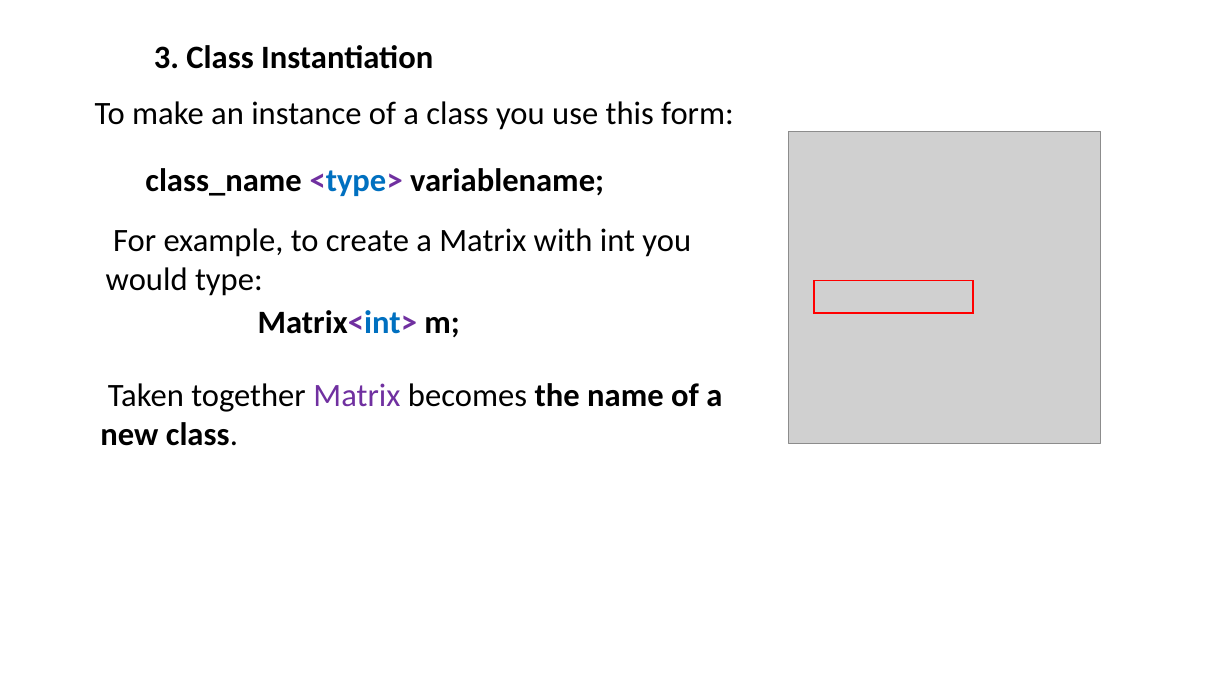
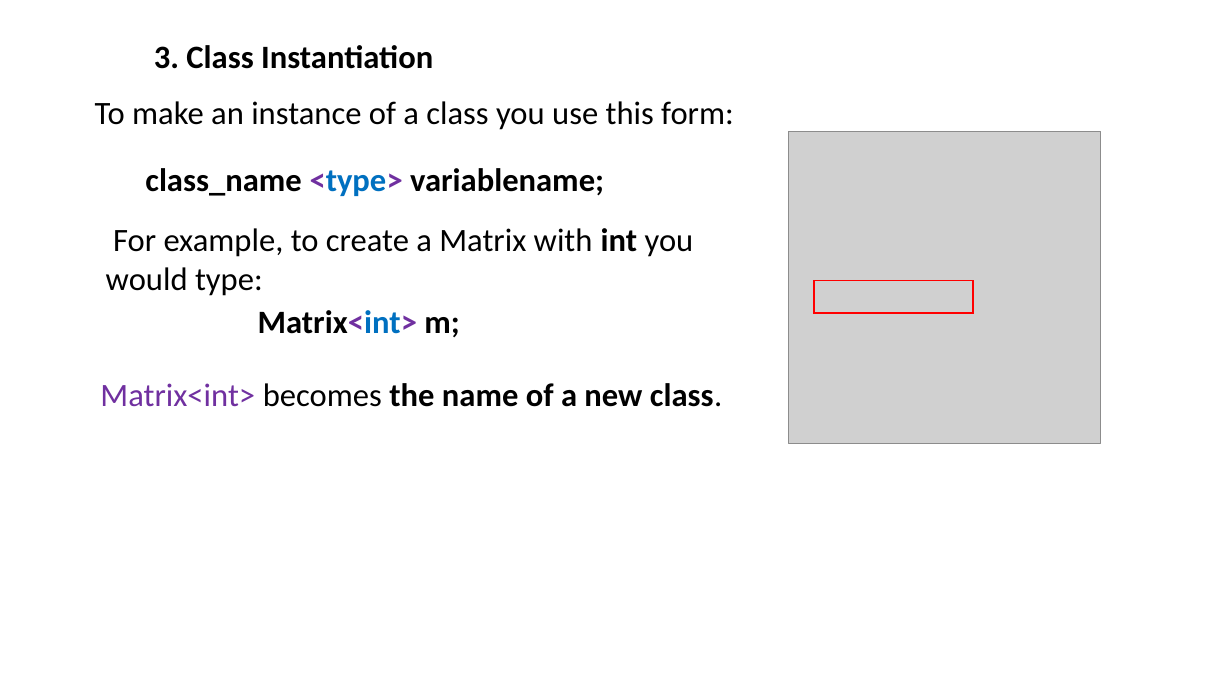
Before and after one commit to ShiqiYu/CPP, a slide deck: slide 11 of week13/Lab13.pptx (slide 23 before the commit). Drawn at 1232x693 pixels with LibreOffice and Linux fonts; fonts in the diff are those of the drawing; grey boxes stand for pictures; background and template pictures are left out. Boxes give left, top, right and bottom in pixels: in the first picture for what was removed or moved away, otherwise in the second. Text is boxed around its words. In the diff, an @@ line names an element or a change of style, - is before the commit and + after.

```diff
--- a/week13/Lab13.pptx
+++ b/week13/Lab13.pptx
@@ text "For example, to create a ..." at box(106, 228, 694, 296): bold on in "int" @@
@@ text at box(100, 383, 723, 407): text changed @@
-  Taken together Matrix becomes the name of a new class.
+  Matrix<int> becomes the name of a new class.
```
Also in this commit, not shown: 9 other slides changed, 3 slides added, 14 slides removed, 3 other files.
